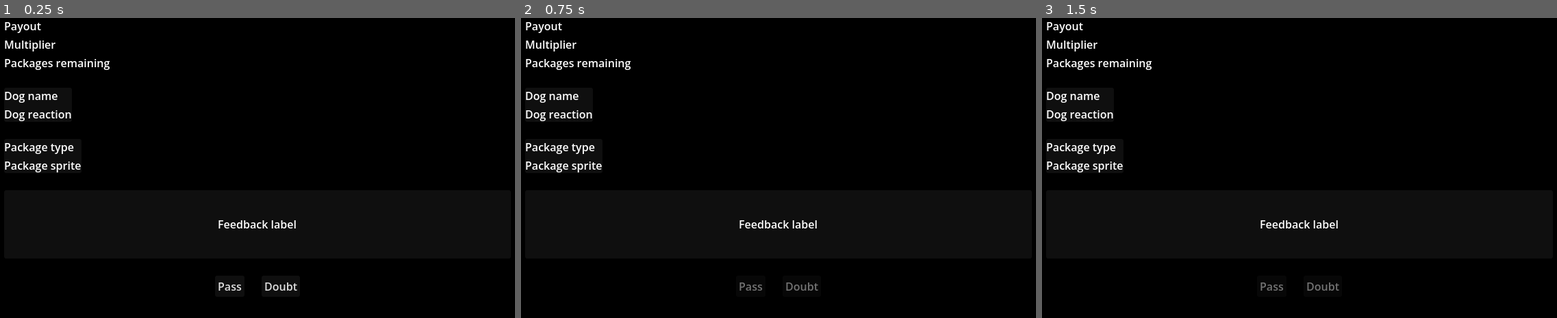
Above: before the commit, frames 1-3 (left to right).
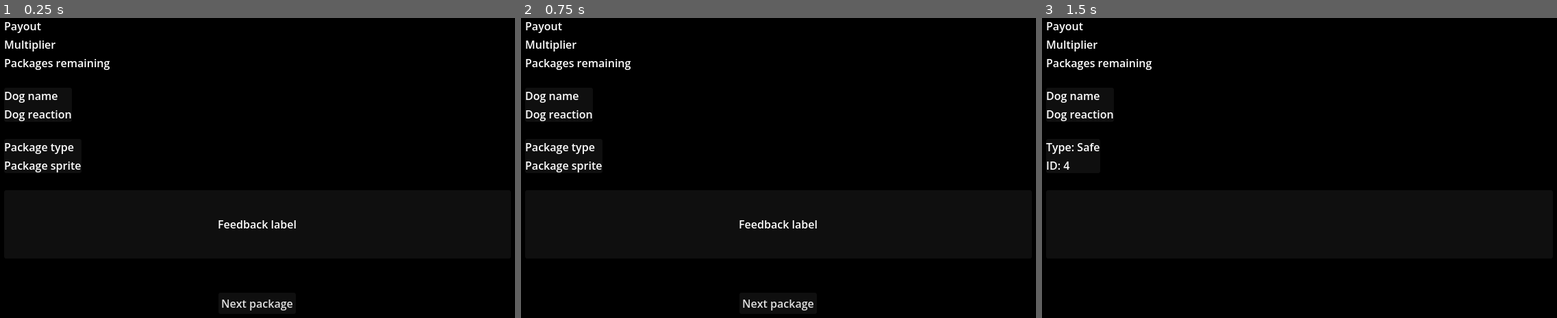
Above: after the commit, the same moments.

Repository: lukaMis/kennel-simulator
Game: Godot game, scene res://scenes/customs_inspector.tscn
Same seed, same stepped clock (60 frames per second), same inputs: the game is played once before the commit and once after it. This scene is started directly instead of the project's main scene.
Inputs (mouse positions are in pixels of both pictures, inside the frame that each line leads up to):
- Up to frame 1 (0.25 s): no input
- Up to frame 2 (0.75 s): click (752, 285) at 0.5 s, where only the run before the commit has a clickable "Pass"
- Up to frame 3 (1.5 s): click (1299, 303) at 1.25 s, where only the run after the commit has a clickable "Next package"

The runs differ from the first frame. In frame 1, 0.4% of the frame differs, in the area x 42-58%, y 88-98%; in frame 2, 0.3%; in frame 3, 0.8%, in the area x 0-58%, y 41-91%.
Error before the commit: Out of bounds get index '0' (on base: 'Array[DogResource]') (res://scripts/customs_inspector.gd:44)
Error after the commit: Out of bounds get index '0' (on base: 'Array[DogResource]') (res://scripts/customs_inspector.gd:47)

Commit message:
working on customs inspection mini game

Diff:
--- a/scripts/customs_inspector.gd
+++ b/scripts/customs_inspector.gd
@@ -28,11 +28,14 @@
 	var working_dogs = CustomsInspectionManager.active_shift_roster
 	var packages_to_check = CustomsInspectionManager.active_queue
 
-	# Setup input
-	button_pass.pressed.connect(_on_action_pressed.bind(false)) # False = Pass
-	button_doubt.pressed.connect(_on_action_pressed.bind(true)) # True = Doubt
+	# Explicitly connect each button to its own function
+	button_pass.pressed.connect(_on_pass_pressed)
+	button_doubt.pressed.connect(_on_doubt_pressed)
+
 	button_next.pressed.connect(_load_next_package)
-	button_next.hide()
+	#button_next.hide()
+
+	_inspection_buttons_state_update(true)
 
 	print("Inspector Scene: Loaded successfully with ", working_dogs.size(), " dogs.")
 	print("Inspector Scene: Loaded successfully with ", packages_to_check.size(), " packages.")
@@ -48,7 +51,7 @@
 
 	label_dog_name.text = current_dog.name
 	label_payout.text = "Payout: $" + str(CustomsInspectionManager.shift_current_payout)
-	_load_next_package()
+	#_load_next_package()
 
 
 func _on_shift_ended() -> void:
@@ -73,34 +76,90 @@
 	var reaction = current_dog.tell_reactions[current_dog.current_confidence_level][current_package.is_contraband]
 	label_dog_reaction.text = reaction
 
-	button_pass.disabled = false
-	button_doubt.disabled = false
+	#button_pass.disabled = false
+	#button_doubt.disabled = false
+	_inspection_buttons_state_update(false)
 
 
-func _on_action_pressed(is_doubting: bool) -> void:
-	button_pass.disabled = true
-	button_doubt.disabled = true
+#
+#func _on_action_pressed(is_doubting: bool) -> void:
+#button_pass.disabled = true
+#button_doubt.disabled = true
+#
+#var is_correct = (is_doubting == current_package.is_contraband)
+#
+## 2. Update Stats
+#current_dog.record_inspection_result(is_correct)
+#
+## Update confidence
+#if is_correct:
+#synergy_multiplier += 0.1 # Example increment
+#label_multiplier.text = "Multiplier: " + str(snappedf(synergy_multiplier, 0.1)) + "x"
+#current_dog.increase_confidence()
+## Determine outcome key
+#var outcome_key = "correct_seize" if is_doubting else "correct_pass"
+#label_feedback.text = current_dog.outcome_reactions[outcome_key]
+#else:
+#synergy_multiplier = 1.0 # Reset on failure
+#label_multiplier.text = "Multiplier: 1.0x"
+#current_dog.decrease_confidence()
+## Determine outcome key
+#var outcome_key = "wrong_seize" if is_doubting else "wrong_pass"
+#label_feedback.text = current_dog.outcome_reactions[outcome_key]
+#
+#button_next.show()
+#current_queue_index += 1
+#
+#
+# --- BUTTON SIGNALS ---
+func _on_pass_pressed() -> void:
+	# Pass means we are NOT doubting (is_doubting = false)
+	_process_inspection_action(false)
+
+
+func _on_doubt_pressed() -> void:
+	# Doubt means we ARE doubting (is_doubting = true)
+	_process_inspection_action(true)
+
+
+# --- HELPER LOGIC ---
+func _process_inspection_action(is_doubting: bool) -> void:
+	# Disable buttons immediately
+	#button_pass.disabled = true
+	#button_doubt.disabled = true
+	_inspection_buttons_state_update(true)
 
 	var is_correct = (is_doubting == current_package.is_contraband)
 
-	# 2. Update Stats
+	# Update Stats
 	current_dog.record_inspection_result(is_correct)
 
-	# Update confidence
+	# Update confidence and UI
 	if is_correct:
-		synergy_multiplier += 0.1 # Example increment
+		synergy_multiplier += 0.1
 		label_multiplier.text = "Multiplier: " + str(snappedf(synergy_multiplier, 0.1)) + "x"
 		current_dog.increase_confidence()
-		# Determine outcome key
 		var outcome_key = "correct_seize" if is_doubting else "correct_pass"
 		label_feedback.text = current_dog.outcome_reactions[outcome_key]
 	else:
-		synergy_multiplier = 1.0 # Reset on failure
+		synergy_multiplier = 1.0
 		label_multiplier.text = "Multiplier: 1.0x"
 		current_dog.decrease_confidence()
-		# Determine outcome key
 		var outcome_key = "wrong_seize" if is_doubting else "wrong_pass"
 		label_feedback.text = current_dog.outcome_reactions[outcome_key]
 
 	button_next.show()
 	current_queue_index += 1
+
+
+func _inspection_buttons_state_update(disable_buttons: bool) -> void:
+	if disable_buttons:
+		button_pass.disabled = true
+		button_doubt.disabled = true
+		button_pass.hide()
+		button_doubt.hide()
+	else:
+		button_pass.disabled = false
+		button_doubt.disabled = false
+		button_pass.show()
+		button_doubt.show()
